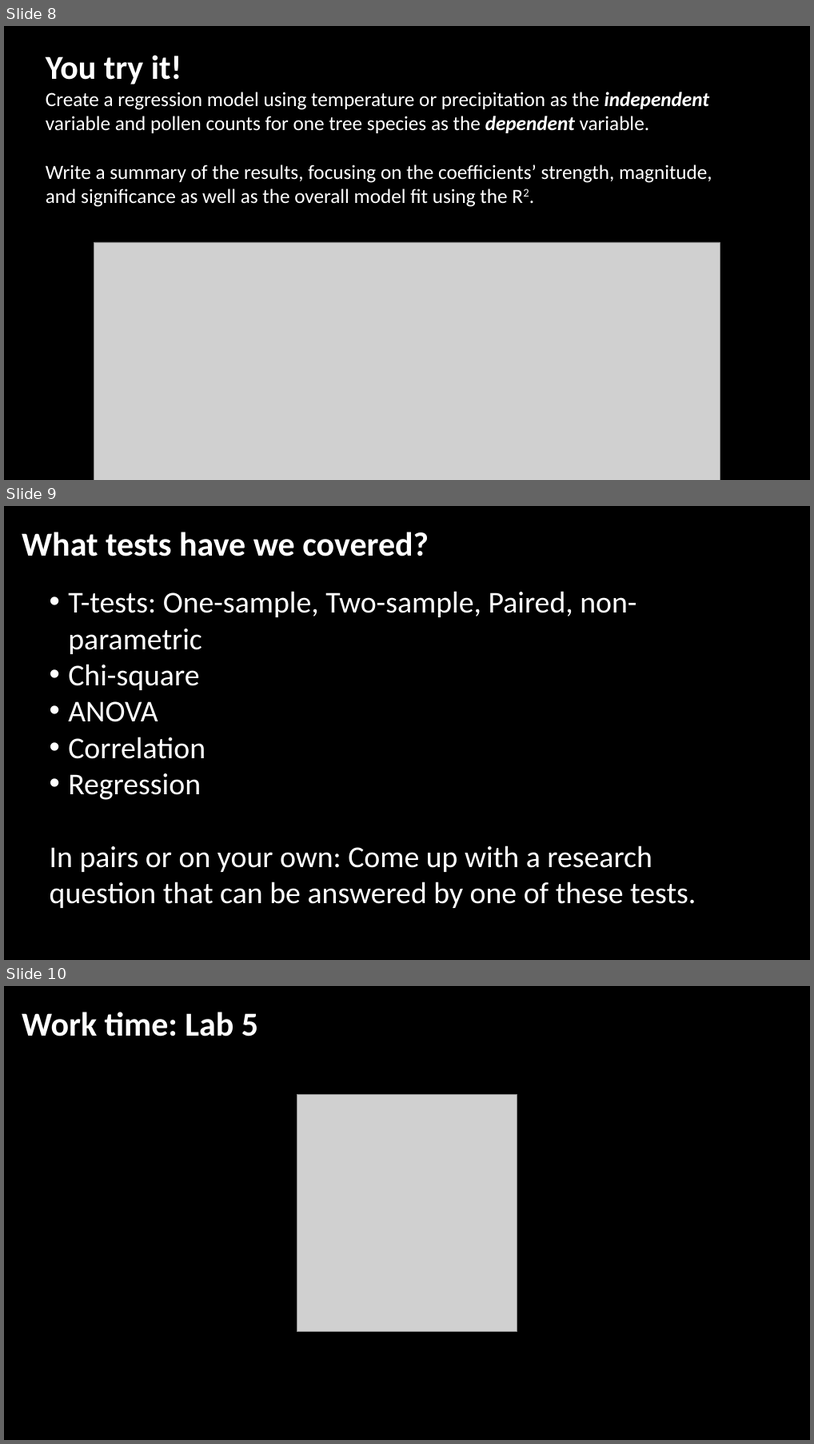
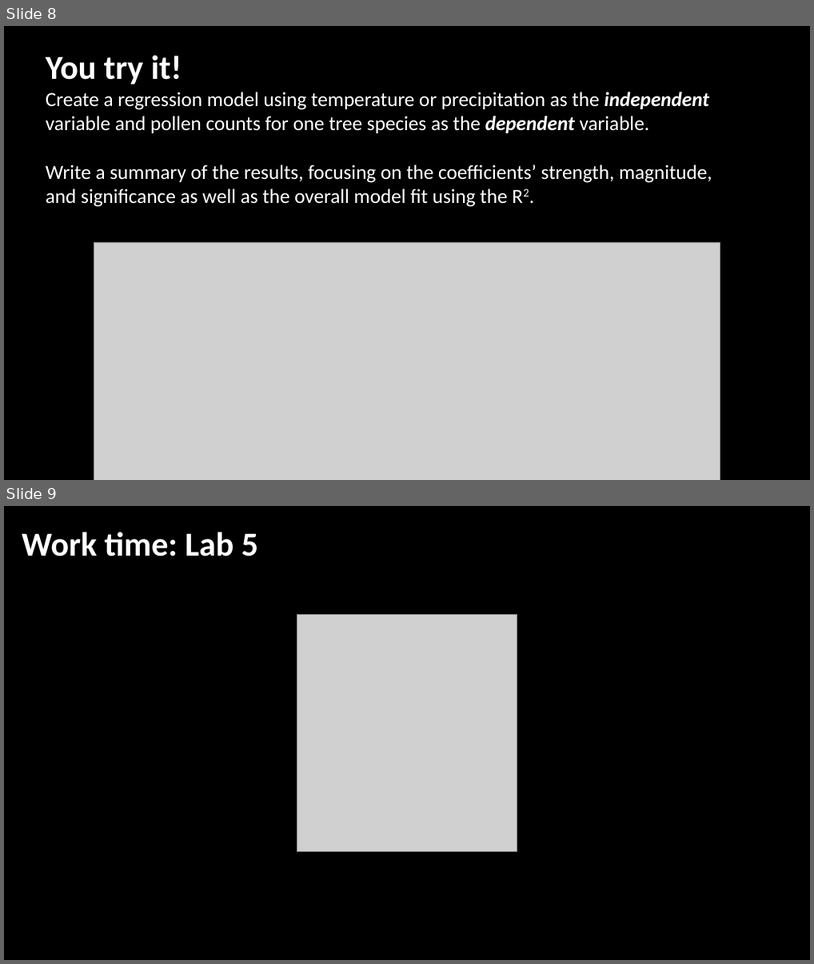
Before and after one commit to jshannon75/geog4300, a slide deck: in_class_slides/geog4300_W11-1 Univariate regression.pptx. Shown one above the other, each under a label of ours: slides 8, 9 and 10 before the commit, slides 8 and 9 after it. The pictures are 814x1444 and 814x964 pixels, drawn with LibreOffice and Linux fonts; fonts in the diff are those of the drawing; grey boxes stand for pictures; background and template pictures are left out. Boxes give left, top, right and bottom in pixels: in the first picture for what was removed or moved away, otherwise in the second. Text is boxed around its words. In the diff, an @@ line names an element or a change of style, - is before the commit and + after.

```diff
--- a/in_class_slides/geog4300_W11-1 Univariate regression.pptx
+++ b/in_class_slides/geog4300_W11-1 Univariate regression.pptx
@@ slide 9 removed at box(4, 506, 810, 960), background picture (left out) @@
@@ text removed at box(22, 532, 429, 556) @@
-What tests have we covered?
@@ text removed at box(50, 591, 696, 908) @@
-• T-tests: One-sample, Two-sample, Paired, non-parametric
-• Chi-square
-• ANOVA
-• Correlation
-• Regression
-In pairs or on your own: Come up with a research question that can be answered by one of these tests.
@@ what was slide 10 is now slide 9 @@
```
Also in this commit, not shown: 4 other files.
